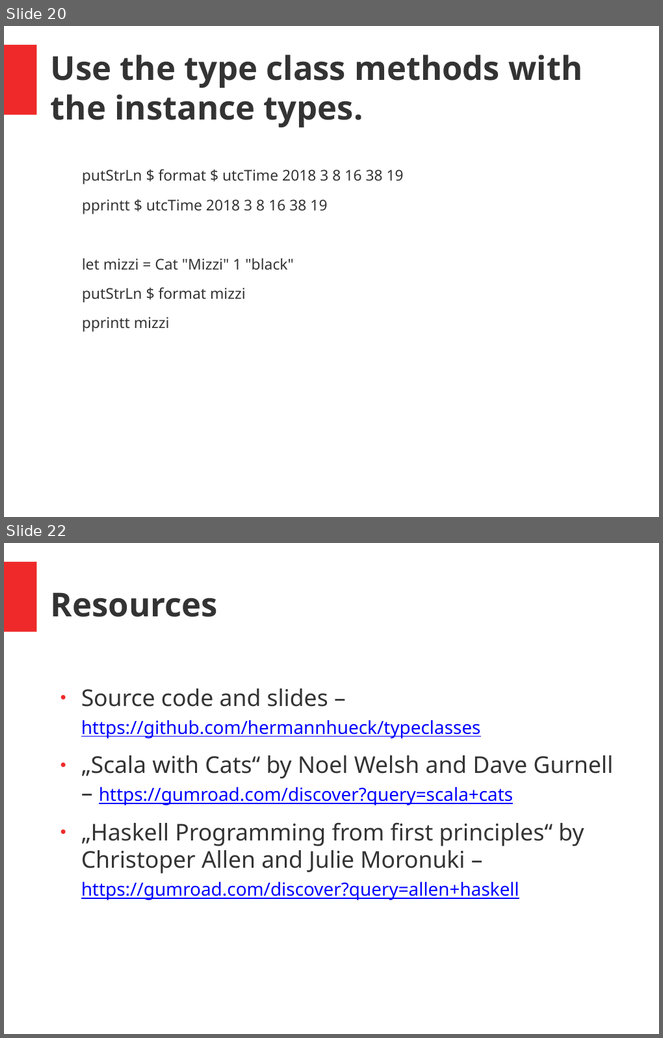
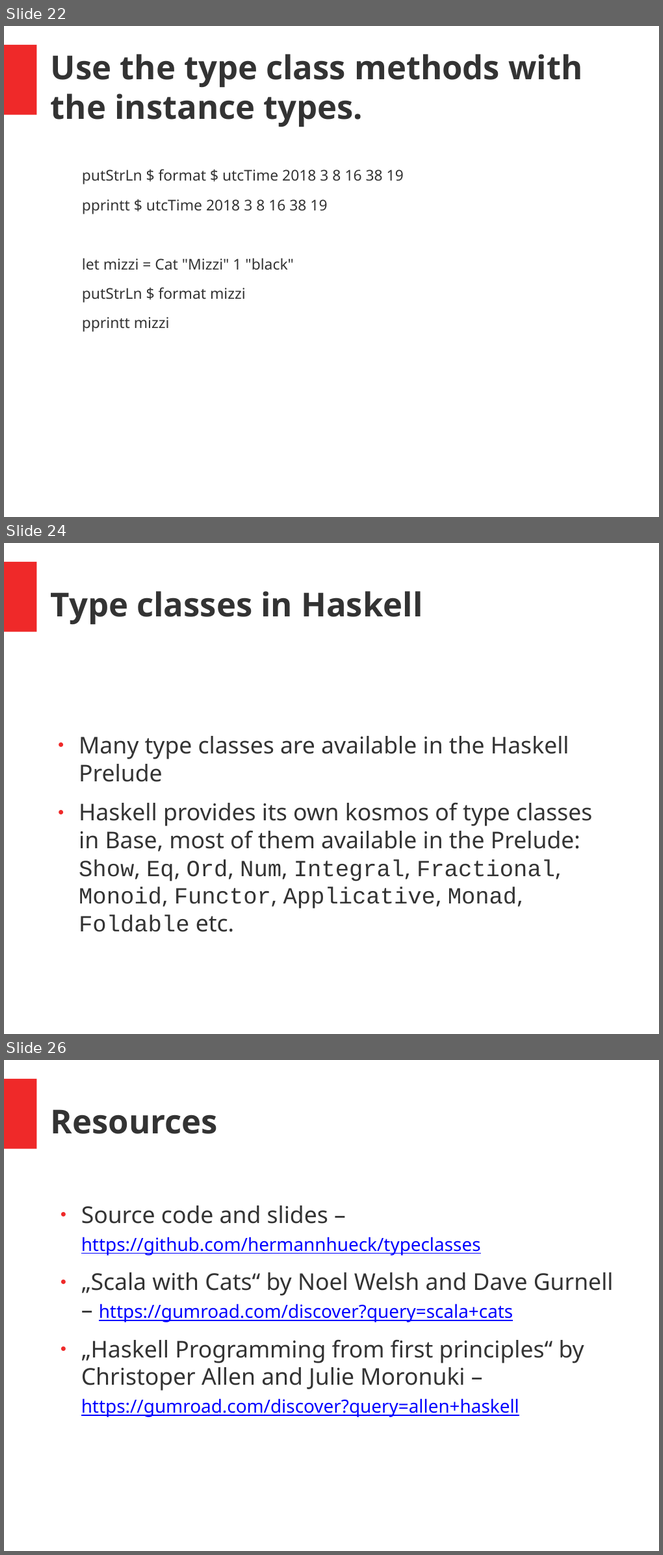
Before and after one commit to hermannhueck/typeclasses, a slide deck: Slides/TypeClasses.pptx. Shown one above the other, each under a label of ours: slides 20 and 22 before the commit, slides 22, 24 and 26 after it; the slides between them are not shown. The pictures are 663x1038 and 663x1555 pixels, drawn with LibreOffice and Linux fonts; fonts in the diff are those of the drawing. Boxes give left, top, right and bottom in pixels: in the first picture for what was removed or moved away, otherwise in the second. Text is boxed around its words. In the diff, an @@ line names an element or a change of style, - is before the commit and + after.

```diff
--- a/Slides/TypeClasses.pptx
+++ b/Slides/TypeClasses.pptx
@@ slide 24 added at [4, 543, 659, 1034], background #FFFFFF; not listed: 1 template element that a slide beside it also shows @@
@@ text added at [51, 591, 423, 624], 40 pt, text #333333, bold @@
+Type classes in Haskell
@@ text added at [79, 736, 592, 932], 28 pt, text #333333 @@
+● Many type classes are available in the Haskell Prelude
+● Haskell provides its own kosmos of type classes in Base, most of them available in the Prelude: Show, Eq, Ord, Num, Integral, Fractional, Monoid, Functor, Applicative, Monad, Foldable etc.
@@ what was slide 20 is now slide 22 @@
@@ what was slide 22 is now slide 26 @@
```
Also in this commit, not shown: 8 slides changed, 3 other slides added, 1 other file.
